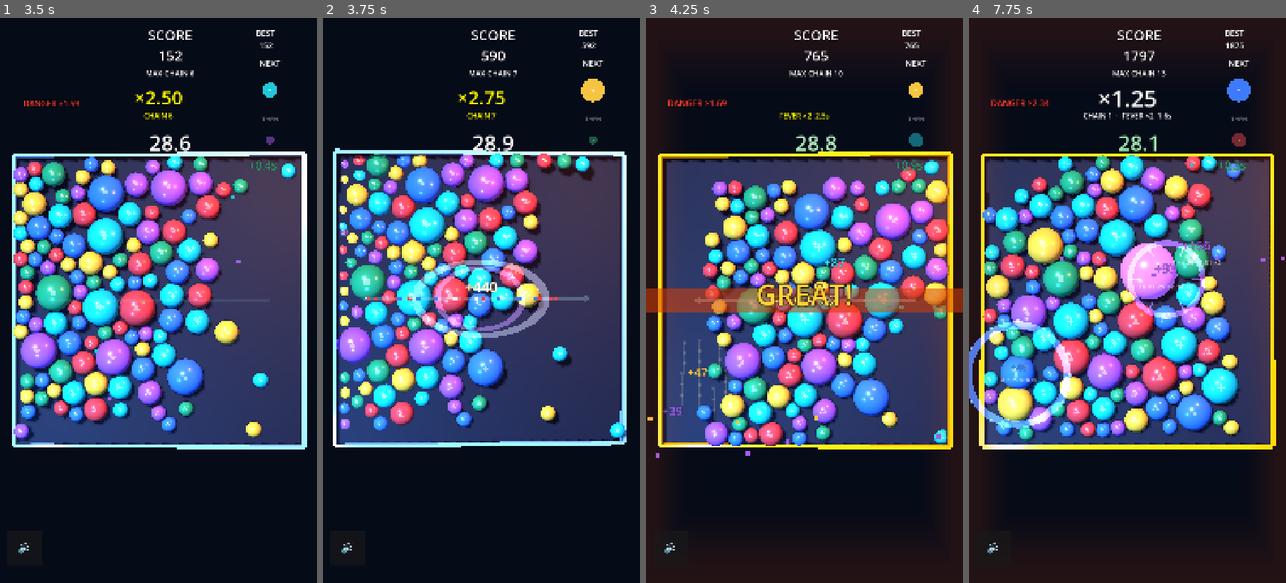
Above: before the commit, frames 1-4 (left to right).
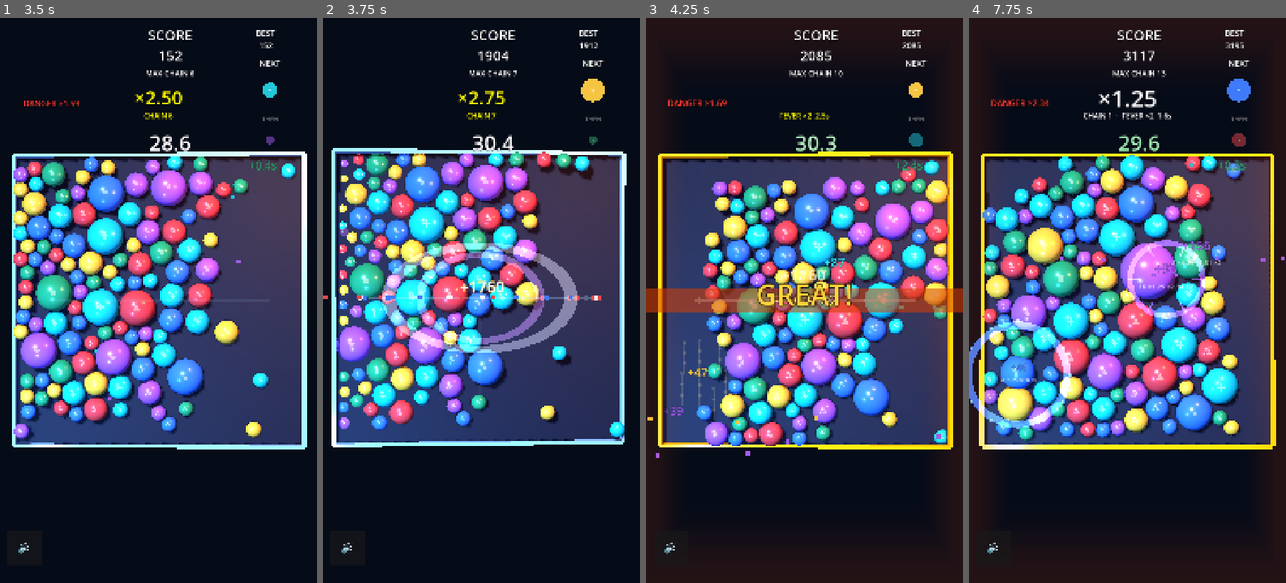
Above: after the commit, the same moments.

Repository: jeongmo-dot/gravity_orb
Game: Godot game, scene res://tests/spike/RunBlitzResponsivenessMeasurement.tscn
Two runs of this game, one before a commit and one after it. Both use one fixed random seed, a clock stepped at 60 frames per second and the inputs below. This scene is started directly instead of the project's main scene.
Inputs (mouse positions are in pixels of both pictures, inside the frame that each line leads up to):
- Up to frame 1 (3.5 s): move the mouse to (228, 272) at 0.52 s; hold Right (gravity_right) 0.53-1.25 s; click (228, 272) at 0.67 s; drag from (95, 328) to (142, 413) at 1.27 s; move the mouse to (190, 176) at 2.02 s; hold Right (gravity_right) 2.03-2.75 s; drag from (142, 413) to (63, 215) at 2.77 s
- Up to frame 2 (3.75 s): move the mouse to (576, 385) at 3.52 s; hold Left (gravity_left) from 3.53 s (still down)
- Up to frame 3 (4.25 s): keep holding Left (gravity_left)
- Up to frame 4 (7.75 s): release Left (gravity_left) at 4.25 s; drag from (1032, 215) to (1079, 159) at 4.27 s; move the mouse to (1143, 300) at 5.02 s; hold Down (gravity_down) 5.03-5.75 s; click (1143, 300) at 5.17 s; drag from (1079, 159) to (1064, 328) at 5.77 s; move the mouse to (1197, 272) at 6.52 s; hold Up (gravity_up) 6.53-7.25 s; drag from (1064, 328) to (1111, 413) at 7.27 s

Frame 1 is identical in both runs. In frame 2, 13% of the frame differs, in the area x 0-96%, y 4-76%; in frame 3, 0.5%; in frame 4, 1.5%.

Commit message:
[#62 M8] BLITZ 대폭발 L6 통일

Diff:
--- a/config/GameConfig.gd
+++ b/config/GameConfig.gd
@@ -138,10 +138,10 @@
 @export var blitz_fever_chain: int = 8
 @export var blitz_fever_duration: float = 3.0
 @export var blitz_fever_multiplier: float = 2.0
-@export var blitz_time_bonus_blast: float = 0.5
+@export var blitz_time_bonus_blast: float = 2.0
 @export var blitz_time_bonus_jackpot: float = 3.0
 @export var blitz_time_bonus_cap: float = 20.0
-@export var blitz_blast_min_level: int = 4
+@export var blitz_blast_min_level: int = 6
 @export var blitz_finale_interval: float = 0.3
 @export var fx_enabled: bool = true
 @export var fx_hitstop_enabled: bool = true
--- a/config/default_config.tres
+++ b/config/default_config.tres
@@ -104,10 +104,10 @@
 blitz_fever_chain = 8
 blitz_fever_duration = 3.0
 blitz_fever_multiplier = 2.0
-blitz_time_bonus_blast = 0.5
+blitz_time_bonus_blast = 2.0
 blitz_time_bonus_jackpot = 3.0
 blitz_time_bonus_cap = 20.0
-blitz_blast_min_level = 4
+blitz_blast_min_level = 6
 blitz_finale_interval = 0.3
 fx_enabled = true
 fx_hitstop_enabled = true
--- a/scripts/core/BlitzManager.gd
+++ b/scripts/core/BlitzManager.gd
@@ -529,7 +529,7 @@
 	for orb: Variant in _board.get_orbs():
 		if orb.consumed or orb.is_ghost or orb.is_waiting_at_entrance:
 			continue
-		if orb.level >= Config.data.blitz_blast_min_level:
+		if orb.level >= Config.data.active_blast_min_level():
 			candidates.append(orb)
 	candidates.sort_custom(
 		func(first: Variant, second: Variant) -> bool:
--- a/tests/spike/capture_screens.gd
+++ b/tests/spike/capture_screens.gd
@@ -143,7 +143,7 @@
 	var hud: Hud = main.get_node("UI/Hud") as Hud
 	var spawner: Spawner = main.get_node("Spawner") as Spawner
 	var score: ScoreManager = main.get_node("ScoreManager") as ScoreManager
-	var board: Variant = main.get_node("Board")
+	var board: Board3D = main.get_node("Board") as Board3D
 	await _capture("05_blitz_ready.png")
 	if not await _wait_for_blitz_running(manager):
 		_fail("BLITZ did not leave READY")
@@ -169,8 +169,35 @@
 	if board.has_method("set_fever_active"):
 		board.call("set_fever_active", true)
 	await get_tree().create_timer(0.35).timeout
+	var level_five: Orb3D = board.spawn_orb(
+		OrbTypes.OrbColor.PURPLE,
+		5,
+		Vector2(-240.0, -160.0)
+	)
+	var level_six: Orb3D = board.spawn_orb(
+		OrbTypes.OrbColor.CYAN,
+		6,
+		Vector2(220.0, -140.0)
+	)
+	level_five.disable_physics()
+	level_six.disable_physics()
+	if level_five.is_blast_armed():
+		_fail("BLITZ L5 capture orb must not blink")
+	if not level_six.is_blast_armed():
+		_fail("BLITZ L6 capture orb must blink")
+	var feedback: FeedbackDirector = main.get_node("FeedbackDirector") as FeedbackDirector
+	feedback.play_reaction_visuals({
+		"type": ReactionRules.Type.BLAST,
+		"position": Vector2(0.0, -140.0),
+		"levels": [6, 6],
+		"colors": [OrbTypes.OrbColor.PURPLE, OrbTypes.OrbColor.CYAN],
+		"shock_level": 6,
+	})
+	await get_tree().create_timer(0.08).timeout
 	_validate_blitz_survival_hud_scene(main)
+	print("SCREEN_CAPTURE_CHECK scene=blitz_l6_blast blink_level=6 effect_level=6")
 	await _capture("06_blitz_fever_chain.png")
+	await get_tree().create_timer(0.40).timeout
 
 	hud._hide_bonus_label()
 	for popup: ScorePopup in hud.active_score_popups():
--- a/tests/spike/run_blitz_measurement.gd
+++ b/tests/spike/run_blitz_measurement.gd
@@ -23,6 +23,7 @@
 var _bonus_scale: float = 1.0
 var _seed_merge_count_by_level: Dictionary = {}
 var _seed_first_l4_merge_time: float = -1.0
+var _seed_jackpot_count: int = 0
 
 
 func _ready() -> void:
@@ -97,6 +98,7 @@
 	_seed_reactions = 0
 	_seed_merge_count_by_level.clear()
 	_seed_first_l4_merge_time = -1.0
+	_seed_jackpot_count = 0
 	var fixture: Dictionary = await _create_fixture(seed)
 	var root: Node = fixture["root"] as Node
 	var board: Board3D = fixture["board"] as Board3D
@@ -108,6 +110,7 @@
 	var bot_elapsed: float = 0.0
 	var next_occupancy_sample: float = 10.0
 	var occupancy_timeline: Array[Dictionary] = []
+	var max_occupancy_percent: float = _occupancy(board) * 100.0
 	var max_wall: float = 0.0
 	var max_pair: float = 0.0
 	var departed_ids: Dictionary = {}
@@ -120,6 +123,10 @@
 		await get_tree().physics_frame
 		session_elapsed += tick
 		physics_frame_index += 1
+		max_occupancy_percent = maxf(
+			max_occupancy_percent,
+			_occupancy(board) * 100.0
+		)
 		if manager.state == BlitzManager.State.RUNNING:
 			bot_elapsed += tick
 			while bot_elapsed + 0.000001 >= _bot_interval:
@@ -186,6 +193,7 @@
 			manager.play_time_elapsed
 		),
 		"blast_count": manager.blast_count,
+		"jackpot_count": _seed_jackpot_count,
 		"finale_blast_count": manager.finale_blast_count,
 		"time_bonus_total": manager.time_bonus_total,
 		"time_bonus_by_source": manager.time_bonus_by_source.duplicate(true),
@@ -210,6 +218,7 @@
 		"finale_score": finale_score,
 		"finale_score_percent": _safe_percent(finale_score, score.score),
 		"final_occupancy_percent": _occupancy(board) * 100.0,
+		"max_occupancy_percent": max_occupancy_percent,
 		"occupancy_timeline": occupancy_timeline,
 		"max_wall_penetration_px": max_wall,
 		"max_pair_penetration_px_sampled_10hz": max_pair,
@@ -304,6 +313,8 @@
 	var reaction_type: ReactionRules.Type = reaction.get(
 		"type", ReactionRules.Type.NONE
 	) as ReactionRules.Type
+	if reaction_type == ReactionRules.Type.MAX_CLEAR:
+		_seed_jackpot_count += 1
 	if reaction_type != ReactionRules.Type.MERGE:
 		return
 	var result_level: int = int(reaction.get("result_level", 0))
@@ -546,6 +557,17 @@
 				argument.trim_prefix("--blitz-drain-ramp=").to_float(),
 				0.0
 			)
+		elif argument.begins_with("--blitz-blast-min-level="):
+			Config.data.blitz_blast_min_level = clampi(
+				argument.trim_prefix("--blitz-blast-min-level=").to_int(),
+				1,
+				Config.data.orb_max_level
+			)
+		elif argument.begins_with("--blitz-time-bonus-blast="):
+			Config.data.blitz_time_bonus_blast = maxf(
+				argument.trim_prefix("--blitz-time-bonus-blast=").to_float(),
+				0.0
+			)
 
 
 func _apply_survival_condition() -> void:
--- a/tests/test_blitz_manager.gd
+++ b/tests/test_blitz_manager.gd
@@ -193,7 +193,9 @@
 	assert_eq(board.get_orbs().size(), initial_count + 3, "three orbs enter as one batch")
 	assert_eq(manager.refill_debt, 0, "three spawn clears debt")
 	manager._physics_process(Config.data.blitz_swipe_cooldown)
-	manager.on_reaction(_reaction(ReactionRules.Type.BLAST, 4))
+	manager.on_reaction(
+		_reaction(ReactionRules.Type.BLAST, Config.data.active_blast_min_level())
+	)
 	assert_eq(manager.refill_debt, 2, "blast adds two debt")
 	manager.on_swipe(Vector2i.UP)
 	assert_eq(manager.spawn_count, 5, "blast debt spawns two")
@@ -299,7 +301,9 @@
 	manager.on_reaction(_reaction(ReactionRules.Type.MERGE, 2))
 	assert_eq(manager.refill_debt, 0, "running merge uses density instead of count debt")
 	manager._begin_finale()
-	manager.on_reaction(_reaction(ReactionRules.Type.BLAST, 4))
+	manager.on_reaction(
+		_reaction(ReactionRules.Type.BLAST, Config.data.active_blast_min_level())
+	)
 	manager.on_reaction(_reaction(ReactionRules.Type.MAX_CLEAR, 7))
 	assert_eq(manager.refill_debt, 0, "finale reactions add no debt")
 	await _cleanup_fixture(fixture)
@@ -351,7 +355,9 @@
 	manager._physics_process(Config.data.blitz_chain_idle)
 	assert_eq(manager.chain, 0, "two seconds without swipe resets chain")
 	for _index: int in range(50):
-		manager.on_reaction(_reaction(ReactionRules.Type.BLAST, 4))
+		manager.on_reaction(
+			_reaction(ReactionRules.Type.BLAST, Config.data.active_blast_min_level())
+		)
 	manager.on_reaction(_reaction(ReactionRules.Type.MAX_CLEAR, 7))
 	assert_near(manager.time_bonus_total, 20.0, TOLERANCE, "time bonus is capped")
 	await _cleanup_fixture(fixture)
@@ -394,15 +400,20 @@
 			"merge result L%d bonus" % result_level
 		)
 	var before_blast: float = manager.remaining_time
-	manager.on_reaction(_reaction(ReactionRules.Type.BLAST, 4))
-	assert_near(manager.remaining_time - before_blast, 0.5, TOLERANCE, "blast bonus")
+	manager.on_reaction(_reaction(ReactionRules.Type.BLAST, 6))
+	assert_near(manager.remaining_time - before_blast, 2.0, TOLERANCE, "L6 blast bonus")
 	var before_jackpot: float = manager.remaining_time
 	manager.on_reaction(_reaction(ReactionRules.Type.MAX_CLEAR, 7))
 	assert_near(manager.remaining_time - before_jackpot, 3.0, TOLERANCE, "jackpot bonus")
 	manager.fever_remaining = 1.0
 	var before_fever: float = manager.remaining_time
-	manager.on_reaction(_merge_result_reaction(2))
-	assert_near(manager.remaining_time - before_fever, 0.1, TOLERANCE, "fever doubles bonus")
+	manager.on_reaction(_reaction(ReactionRules.Type.BLAST, 6))
+	assert_near(
+		manager.remaining_time - before_fever,
+		4.0,
+		TOLERANCE,
+		"fever doubles L6 blast bonus"
+	)
 	manager.fever_remaining = 0.0
 	manager.remaining_time = 44.8
 	var before_cap_total: float = manager.time_bonus_total
@@ -425,7 +436,9 @@
 	manager.set_physics_process(false)
 	assert_near(manager.remaining_time, 90.0, TOLERANCE, "legacy clock starts at ninety")
 	for _index: int in range(50):
-		manager.on_reaction(_reaction(ReactionRules.Type.BLAST, 4))
+		manager.on_reaction(
+			_reaction(ReactionRules.Type.BLAST, Config.data.active_blast_min_level())
+		)
 	assert_near(manager.time_bonus_total, 20.0, TOLERANCE, "legacy bonus cap stays twenty")
 	assert_near(manager.remaining_time, 110.0, TOLERANCE, "legacy bonuses extend duration")
 	await _cleanup_fixture(fixture)
@@ -437,8 +450,8 @@
 	var board: Board = fixture["board"] as Board
 	Config.data.blitz_duration = 0.05
 	Config.data.blitz_finale_interval = 0.1
-	board.spawn_orb(0, 4, Vector2(-180.0, 0.0)).exit_ghost_state()
-	board.spawn_orb(1, 5, Vector2(180.0, 0.0)).exit_ghost_state()
+	board.spawn_orb(0, 6, Vector2(-180.0, 0.0)).exit_ghost_state()
+	board.spawn_orb(1, 7, Vector2(180.0, 0.0)).exit_ghost_state()
 	manager.remaining_time = Config.data.blitz_duration
 	var finale_levels: Array[int] = []
 	manager.finale_blast.connect(func(level: int) -> void: finale_levels.append(level))
@@ -450,7 +463,7 @@
 	assert_eq(manager.spawn_count, spawn_count_before_finale_swipe, "finale does not spawn")
 	manager._physics_process(0.1)
 	manager._physics_process(0.1)
-	assert_eq(finale_levels, [5, 4], "finale orders large levels first")
+	assert_eq(finale_levels, [7, 6], "finale orders eligible large levels first")
 	manager._physics_process(BlitzManager.FINALE_REACTION_IDLE_TIME + 0.01)
 	assert_eq(manager.state, BlitzManager.State.FINISHED, "settle ends in result state")
 	assert_eq(manager.finale_blast_count, 2, "two finale blasts counted")
--- a/tests/test_config.gd
+++ b/tests/test_config.gd
@@ -291,14 +291,14 @@
 	assert_eq(config.blitz_fever_chain, 8, "fever chain")
 	assert_near(config.blitz_fever_duration, 3.0, TOLERANCE, "fever duration")
 	assert_near(config.blitz_fever_multiplier, 2.0, TOLERANCE, "fever multiplier")
-	assert_near(config.blitz_time_bonus_blast, 0.5, TOLERANCE, "blast bonus")
+	assert_near(config.blitz_time_bonus_blast, 2.0, TOLERANCE, "blast bonus")
 	assert_near(config.blitz_time_bonus_jackpot, 3.0, TOLERANCE, "jackpot bonus")
 	assert_near(config.blitz_time_bonus_cap, 20.0, TOLERANCE, "bonus cap")
-	assert_eq(config.blitz_blast_min_level, 4, "blitz blast level")
+	assert_eq(config.blitz_blast_min_level, 6, "blitz blast level")
 	assert_near(config.blitz_finale_interval, 0.3, TOLERANCE, "finale interval")
 	assert_eq(config.active_blast_min_level(), 6, "turn blast level")
 	config.game_mode = GameConfig.GameMode.BLITZ
-	assert_eq(config.active_blast_min_level(), 4, "blitz active blast level")
+	assert_eq(config.active_blast_min_level(), 6, "blitz active blast level")
 
 
 func test_m8_feedback_defaults() -> void:
--- a/tests/test_jolt_3d.gd
+++ b/tests/test_jolt_3d.gd
@@ -192,14 +192,22 @@
 	_cleanup(board)
 
 
-func test_3d_blitz_blink_starts_at_level_four() -> void:
+func test_3d_blitz_blink_starts_at_level_six() -> void:
 	var original_mode: GameConfig.GameMode = Config.data.game_mode
 	Config.data.game_mode = GameConfig.GameMode.BLITZ
 	var board: Board3D = await _create_board()
-	var level_three: Orb3D = board.spawn_orb(0, 3, Vector2(-100.0, 0.0))
-	var level_four: Orb3D = board.spawn_orb(1, 4, Vector2(100.0, 0.0))
-	assert_true(not level_three.is_blast_armed(), "BLITZ L3 is not armed")
-	assert_true(level_four.is_blast_armed(), "BLITZ L4 is armed")
+	var level_four: Orb3D = board.spawn_orb(0, 4, Vector2(-180.0, 0.0))
+	var level_five: Orb3D = board.spawn_orb(1, 5, Vector2(0.0, 0.0))
+	var level_six: Orb3D = board.spawn_orb(2, 6, Vector2(180.0, 0.0))
+	assert_true(not level_four.is_blast_armed(), "BLITZ L4 is not armed")
+	assert_true(not level_five.is_blast_armed(), "BLITZ L5 is not armed")
+	assert_true(level_six.is_blast_armed(), "BLITZ L6 is armed")
+	var initial_strength: float = level_six.blast_emission_strength()
+	level_six._physics_process(Config.data.blast_blink_period * 0.25)
+	assert_true(
+		not is_equal_approx(level_six.blast_emission_strength(), initial_strength),
+		"BLITZ L6 emission oscillates"
+	)
 	_cleanup(board)
 	Config.data.game_mode = original_mode
 
--- a/tests/test_rules.gd
+++ b/tests/test_rules.gd
@@ -155,9 +155,9 @@
 		assert_eq(merge["result_color"], color, "new color merge result")
 	var blast: Dictionary = ReactionRules.classify(
 		OrbTypes.OrbColor.PURPLE,
-		4,
+		6,
 		OrbTypes.OrbColor.CYAN,
-		4,
+		6,
 		cfg
 	)
 	assert_eq(blast["type"], ReactionRules.Type.BLAST, "new colors BLITZ blast")
@@ -250,13 +250,28 @@
 	assert_eq(level_six["type"], ReactionRules.Type.BLAST, "default includes L6")
 
 
-func test_blitz_uses_level_four_blast_without_changing_turn_rule() -> void:
-	var cfg: GameConfig = GameConfig.new()
-	var turn_level_four: Dictionary = ReactionRules.classify(0, 4, 1, 4, cfg)
-	assert_eq(turn_level_four["type"], ReactionRules.Type.NONE, "turn L4 remains none")
+func test_blitz_and_turn_use_level_six_blast_with_lower_same_color_merges() -> void:
+	var cfg: GameConfig = GameConfig.new()
+	var turn_level_five: Dictionary = ReactionRules.classify(0, 5, 1, 5, cfg)
+	var turn_level_six: Dictionary = ReactionRules.classify(0, 6, 1, 6, cfg)
+	assert_eq(turn_level_five["type"], ReactionRules.Type.NONE, "turn L5 remains none")
+	assert_eq(turn_level_six["type"], ReactionRules.Type.BLAST, "turn L6 still blasts")
 	cfg.game_mode = GameConfig.GameMode.BLITZ
-	var blitz_level_four: Dictionary = ReactionRules.classify(0, 4, 1, 4, cfg)
-	assert_eq(blitz_level_four["type"], ReactionRules.Type.BLAST, "blitz L4 blasts")
+	for level: int in [4, 5]:
+		var different_colors: Dictionary = ReactionRules.classify(0, level, 1, level, cfg)
+		var same_color: Dictionary = ReactionRules.classify(0, level, 0, level, cfg)
+		assert_eq(
+			different_colors["type"],
+			ReactionRules.Type.NONE,
+			"BLITZ different-color L%d does not react" % level
+		)
+		assert_eq(
+			same_color["type"],
+			ReactionRules.Type.MERGE,
+			"BLITZ same-color L%d merges" % level
+		)
+	var blitz_level_six: Dictionary = ReactionRules.classify(0, 6, 1, 6, cfg)
+	assert_eq(blitz_level_six["type"], ReactionRules.Type.BLAST, "BLITZ L6 blasts")
 
 
 func _enable_red_blue(cfg: GameConfig) -> void:
Not shown, changed: docs/jeongmo_codex_to_claude.md
Not shown, added: tests/run_blitz_blast_l6_measurement.ps1
